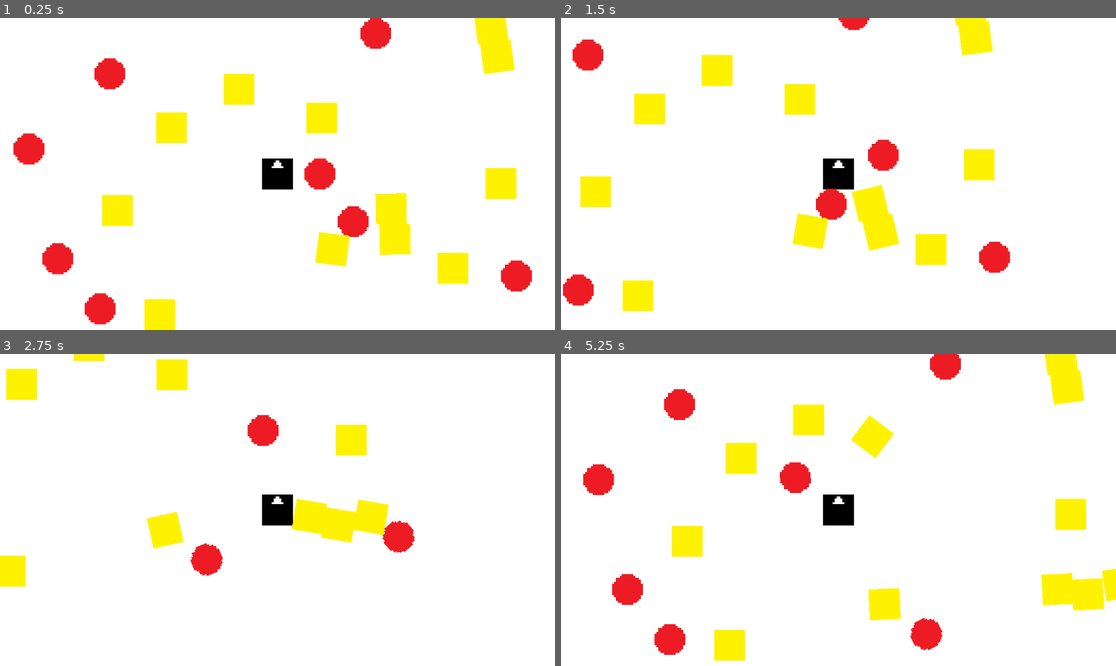
Above: before the commit, frames 1-4 (two rows, left to right).
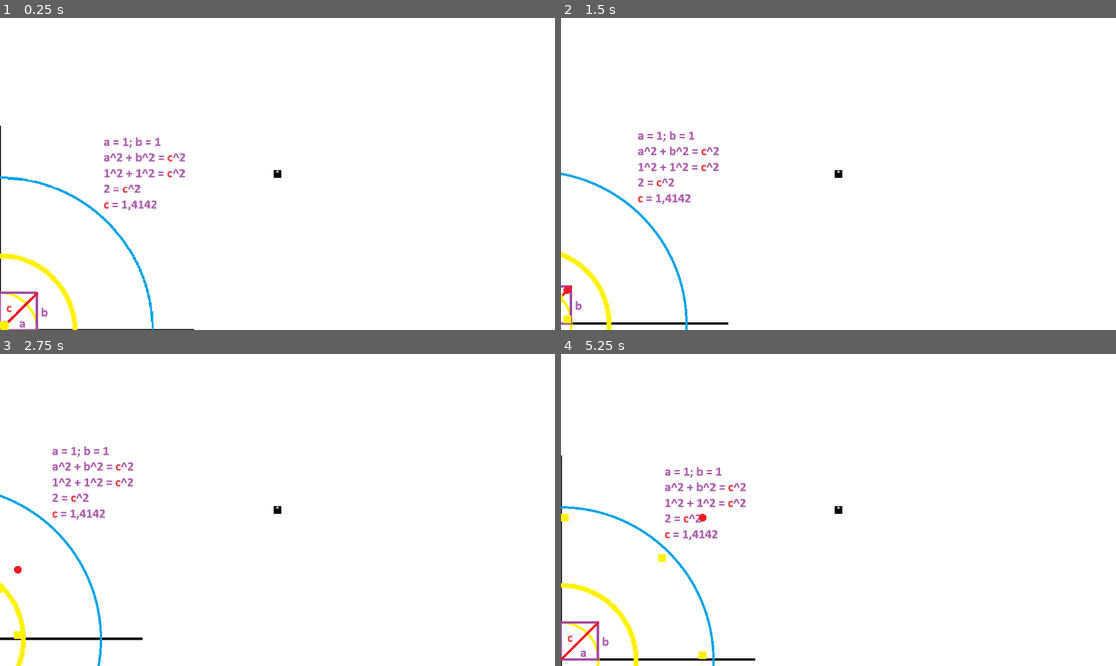
Above: after the commit, the same moments.

Repository: Marcin-Lach/javsc
Game: Godot game, scene res://main.tscn
Two runs of this game, one before a commit and one after it. Both use one fixed random seed, a clock stepped at 60 frames per second and the inputs below.
Inputs:
- Up to frame 1 (0.25 s): no input
- Up to frame 2 (1.5 s): tap Enter at 0.5 s; hold Right (right) 0.53-1.28 s; hold Down (down) from 1.28 s (still down)
- Up to frame 3 (2.75 s): release Down (down) at 2.03 s; hold Right (right) from 2.03 s (still down)
- Up to frame 4 (5.25 s): release Right (right) at 2.78 s; hold Up (up) 2.78-3.53 s; hold Left (left) 3.53-5.03 s; hold Down (down) from 5.03 s (still down)

The runs differ from the first frame. In frame 1, 13% of the frame differs, in the area x 0-96%, y 0-100%; in frame 2, 11%; in frame 3, 7.9%; in frame 4, 12%.

Commit message:
Demo of naive diagonal movement

Diff:
--- /dev/null
+++ b/src/Enemies/Renemy/NormalizedDiagonalMove.gd
@@ -0,0 +1,6 @@
+extends RigidBody2D
+
+func _physics_process(delta):
+	var movement_vec = Vector2(1, -1)
+	movement_vec = movement_vec.normalized() # normalized, to match movements in single direction
+	position += movement_vec
--- /dev/null
+++ b/src/Enemies/Renemy/UnnormalizedDiagonalMove.gd
@@ -0,0 +1,5 @@
+extends RigidBody2D
+
+func _physics_process(delta):
+	var movement_vec = Vector2(1, -1) # not normalized, will result in movement over a longer distance
+	position += movement_vec
--- /dev/null
+++ b/src/Enemies/Yenemy/GridMoveRight.gd
@@ -0,0 +1,6 @@
+extends RigidBody2D
+
+func _physics_process(delta):
+	var movement_vector
+	movement_vector = Vector2(1, 0) # not normalized
+	position += movement_vector
--- /dev/null
+++ b/src/Enemies/Yenemy/GridMoveUp.gd
@@ -0,0 +1,6 @@
+extends RigidBody2D
+
+func _physics_process(delta):
+	var movement_vector
+	movement_vector = Vector2(0, -1) # not normalized
+	position += movement_vector
--- a/src/main.tscn
+++ b/src/main.tscn
@@ -1,16 +1,23 @@
-[gd_scene load_steps=6 format=3 uid="uid://dsdrfppncpd4h"]
+[gd_scene load_steps=13 format=3 uid="uid://dsdrfppncpd4h"]
 
 [ext_resource type="Script" path="res://Player/PlayerMovement.gd" id="1_iupss"]
 [ext_resource type="Script" path="res://EnemiesSpawn.gd" id="1_vl6yq"]
 [ext_resource type="Texture2D" uid="uid://jrr7qxwty5og" path="res://Player/player-sprite.png" id="2_06xwx"]
 [ext_resource type="Script" path="res://FollowPlayer.gd" id="4_8ipmc"]
+[ext_resource type="PackedScene" uid="uid://1r2d3lwajqyp" path="res://Enemies/Yenemy/yenemy.tscn" id="5_ij164"]
+[ext_resource type="PackedScene" uid="uid://cgg5pnivm85or" path="res://Enemies/Renemy/renemy.tscn" id="6_8sbm1"]
+[ext_resource type="Script" path="res://Enemies/Yenemy/GridMoveUp.gd" id="6_plau1"]
+[ext_resource type="Script" path="res://Enemies/Renemy/UnnormalizedDiagonalMove.gd" id="8_d2lv6"]
+[ext_resource type="Texture2D" uid="uid://bhjt1j3jj6anu" path="res://bullseye.png" id="10_845cj"]
+[ext_resource type="Script" path="res://Enemies/Renemy/NormalizedDiagonalMove.gd" id="11_byk8c"]
+[ext_resource type="Script" path="res://Enemies/Yenemy/GridMoveRight.gd" id="11_cpc80"]
 
 [sub_resource type="RectangleShape2D" id="RectangleShape2D_8su84"]
 size = Vector2(16, 16)
 
 [node name="Main" type="Node2D"]
 script = ExtResource("1_vl6yq")
-enemies_count = 20
+enemies_count = 0
 
 [node name="Player" type="RigidBody2D" parent="."]
 gravity_scale = 0.0
@@ -26,5 +33,42 @@
 texture = ExtResource("2_06xwx")
 
 [node name="Camera2D" type="Camera2D" parent="."]
-zoom = Vector2(4, 4)
 script = ExtResource("4_8ipmc")
+
+[node name="YenemyMoveUpwards" parent="." instance=ExtResource("5_ij164")]
+position = Vector2(-568, 316)
+script = ExtResource("6_plau1")
+
+[node name="CollisionShape2D" parent="YenemyMoveUpwards" index="1"]
+disabled = true
+
+[node name="RenemyMoveDiagonallyUnnormalized" parent="." instance=ExtResource("6_8sbm1")]
+position = Vector2(-568, 316)
+script = ExtResource("8_d2lv6")
+
+[node name="CollisionShape2D" parent="RenemyMoveDiagonallyUnnormalized" index="1"]
+disabled = true
+
+[node name="Bullseye" type="Sprite2D" parent="."]
+z_index = -1
+position = Vector2(-573, 327)
+texture = ExtResource("10_845cj")
+
+[node name="YenemyMoveRightwards" parent="." instance=ExtResource("5_ij164")]
+position = Vector2(-568, 316)
+script = ExtResource("11_cpc80")
+
+[node name="CollisionShape2D" parent="YenemyMoveRightwards" index="1"]
+disabled = true
+
+[node name="YenemyMoveDiagonallyNormalized" parent="." instance=ExtResource("5_ij164")]
+position = Vector2(-568, 316)
+script = ExtResource("11_byk8c")
+
+[node name="CollisionShape2D" parent="YenemyMoveDiagonallyNormalized" index="1"]
+disabled = true
+
+[editable path="YenemyMoveUpwards"]
+[editable path="RenemyMoveDiagonallyUnnormalized"]
+[editable path="YenemyMoveRightwards"]
+[editable path="YenemyMoveDiagonallyNormalized"]
Binary file added: src/bullseye.png
Not shown, added: src/bullseye.png.import
Not shown, added: diary/day10-notes.md
